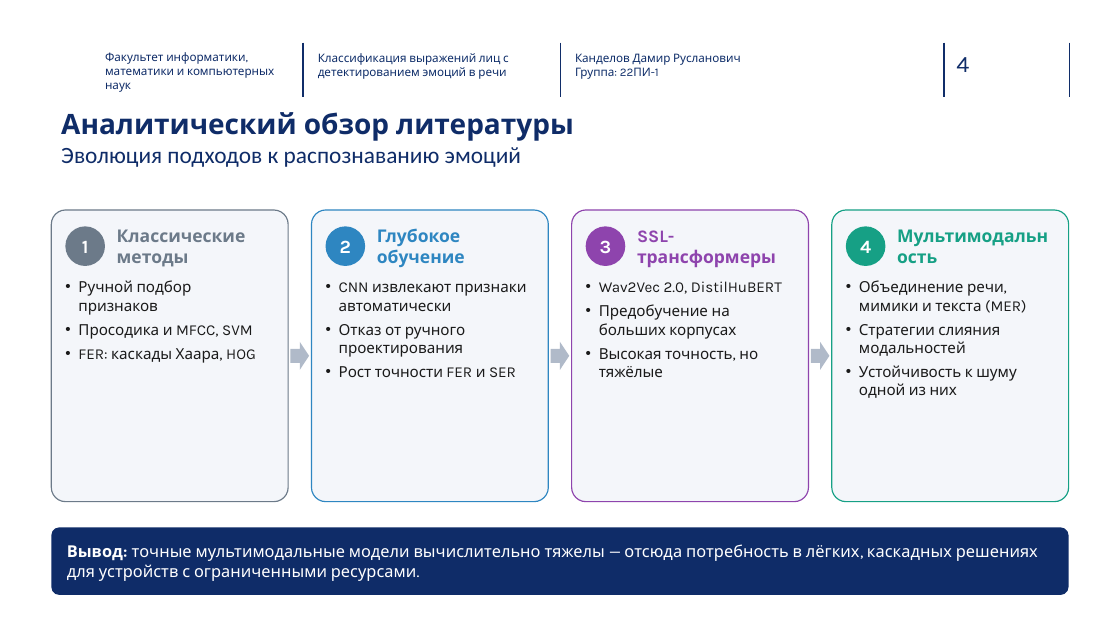
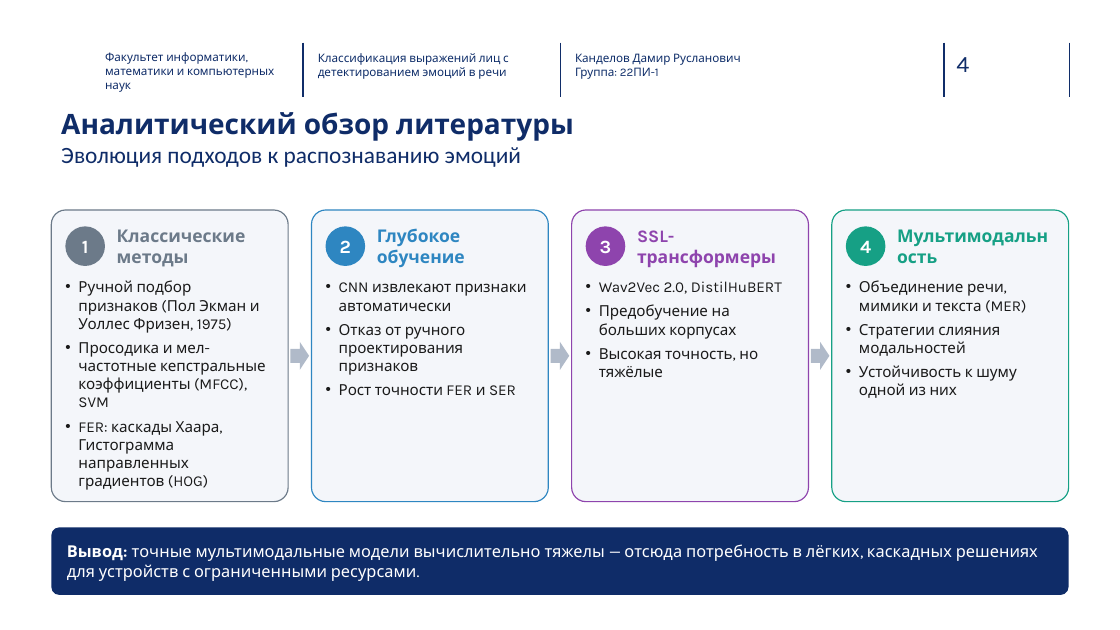
Before and after one commit to Kaparya/Classification-of-Facial-Expressions, a slide deck: slide 4 of Diploma_presentation.pptx. Drawn at 1120x630 pixels with LibreOffice and Linux fonts; fonts in the diff are those of the drawing; background and template pictures are left out. Boxes give left, top, right and bottom in pixels: in the first picture for what was removed or moved away, otherwise in the second. Text is boxed around its words. In the diff, an @@ line names an element or a change of style, - is before the commit and + after.

```diff
--- a/Diploma_presentation.pptx
+++ b/Diploma_presentation.pptx
@@ text at (x1=78, y1=280, x2=266, y2=490): text changed @@
-• Ручной подбор признаков
-• Просодика и MFCC, SVM
-• FER: каскады Хаара, HOG
+• Ручной подбор признаков (Пол Экман и Уоллес Фризен, 1975)
+• Просодика и мел-частотные кепстральные коэффициенты (MFCC), SVM
+• FER: каскады Хаара, Гистограмма направленных градиентов (HOG)
@@ text at (x1=339, y1=324, x2=465, y2=375): text changed @@
-• Отказ от ручного проектирования
+• Отказ от ручного проектирования признаков
```
Also in this commit, not shown: 6 other slides changed, 2 slides added, 1 other file.
